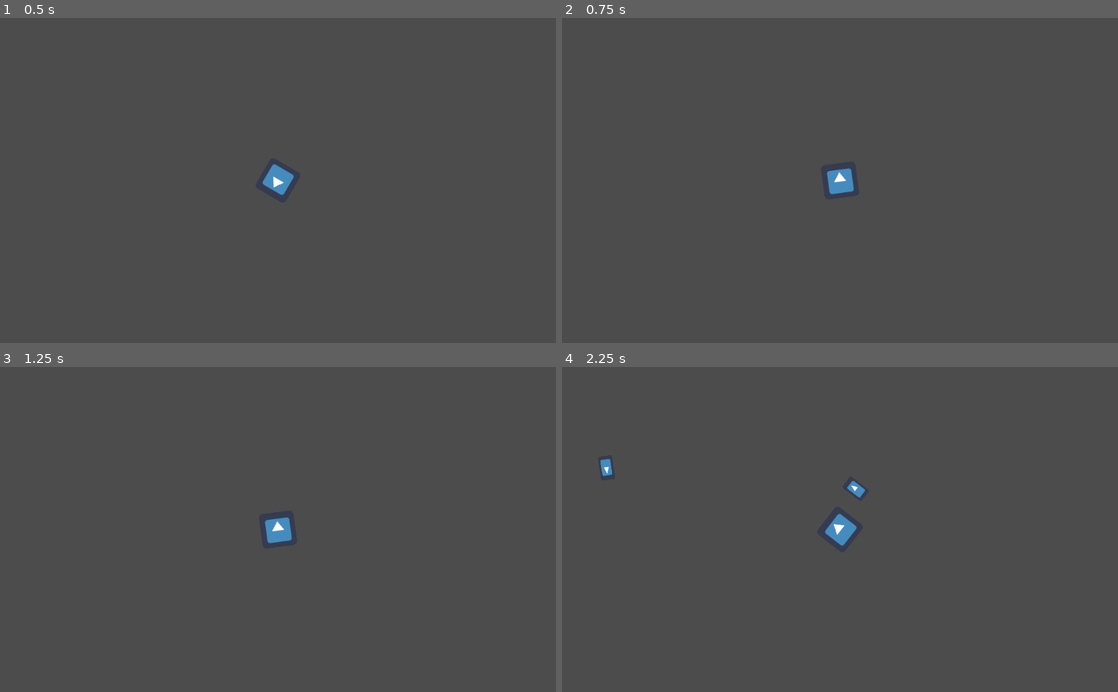
Above: before the commit, frames 1-4 (two rows, left to right).
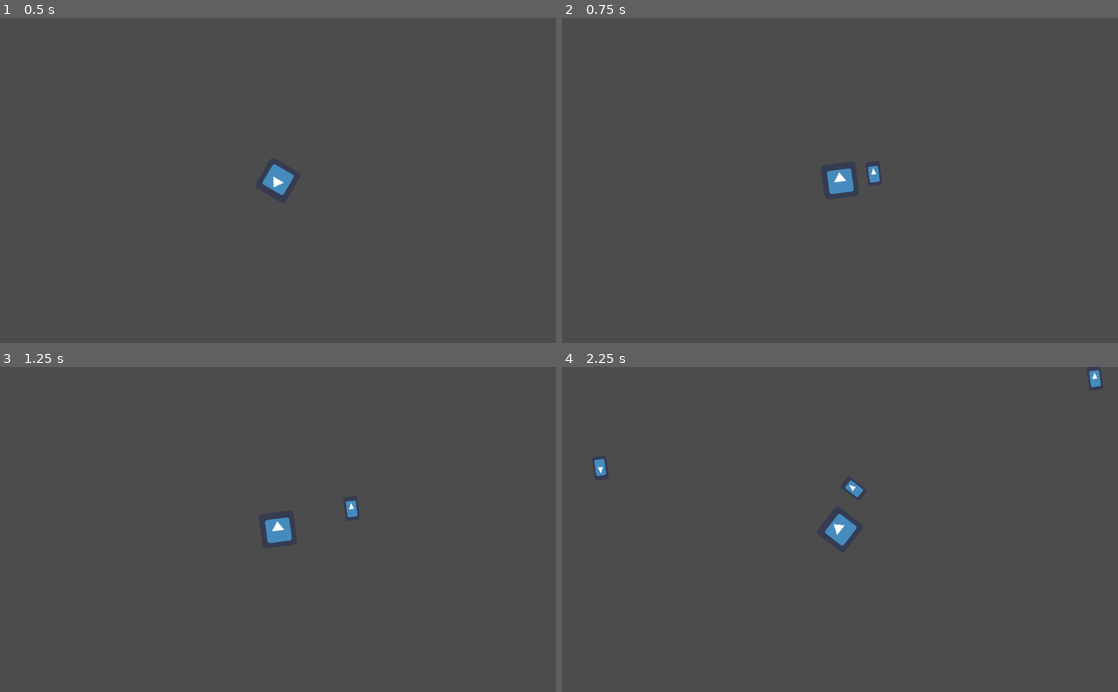
Above: after the commit, the same moments.

Repository: DarkVanityOfLight/Project75
Game: Godot game, scene res://Scenes/Player/Player.tscn
Two runs of this game, one before a commit and one after it. Both use one fixed random seed, a clock stepped at 60 frames per second and the inputs below. The project has no main scene, so this scene is started directly. The engine's default icon, where the game draws it, is replaced by a stand-in: a white triangle on a blue panel in a dark square.
Inputs (mouse positions are in pixels of both pictures, inside the frame that each line leads up to):
- Up to frame 1 (0.5 s): no input
- Up to frame 2 (0.75 s): tap Enter at 0.5 s; move the mouse to (962, 164) at 0.52 s; hold D (walk_right) from 0.53 s (still down); click (962, 164) at 0.6 s
- Up to frame 3 (1.25 s): keep holding D (walk_right)
- Up to frame 4 (2.25 s): move the mouse to (728, 545) at 1.27 s; release D (walk_right) at 1.28 s; hold S (walk_down) 1.28-2.03 s; click (728, 545) at 1.35 s; move the mouse to (895, 458) at 2.02 s; hold D (walk_right) from 2.03 s (still down); click (895, 458) at 2.1 s

Frame 1 is identical in both runs. In frame 2, less than 0.1% of the frame differs, in the area x 55-58%, y 45-51%; in frame 3, 0.1%; in frame 4, 0.3%, in the area x 5-97%, y 0-41%.

Commit message:
fix: Move muzzel forward so bullets don't collide with player

Diff:
--- a/Scenes/Player/Player.tscn
+++ b/Scenes/Player/Player.tscn
@@ -16,7 +16,7 @@
 shape = SubResource( 1 )
 
 [node name="Muzzle" type="Position2D" parent="."]
-position = Vector2( 39.685, 0 )
+position = Vector2( 48.8194, 0 )
 
 [node name="Camera2D" type="Camera2D" parent="."]
 position = Vector2( -0.0473366, 0 )
